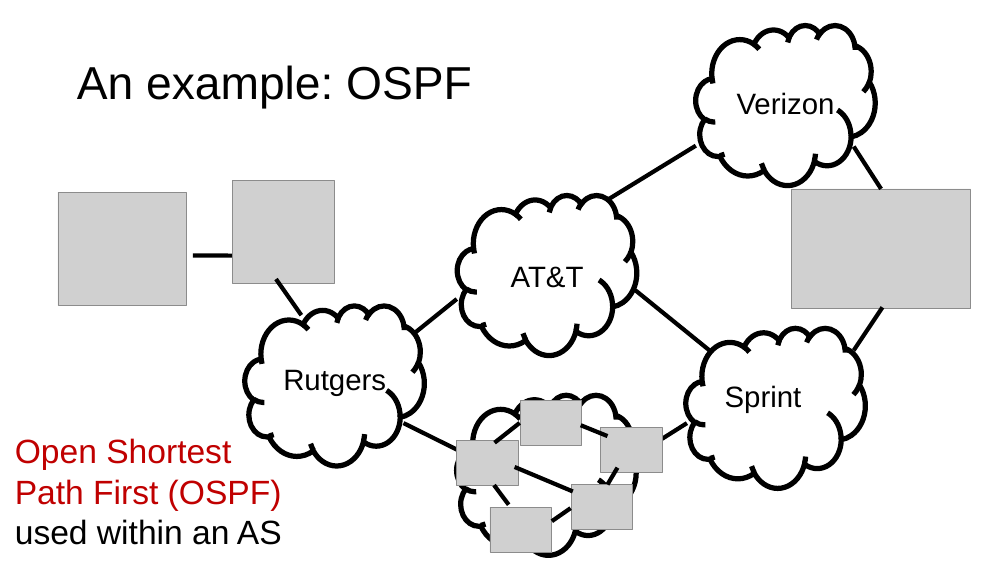
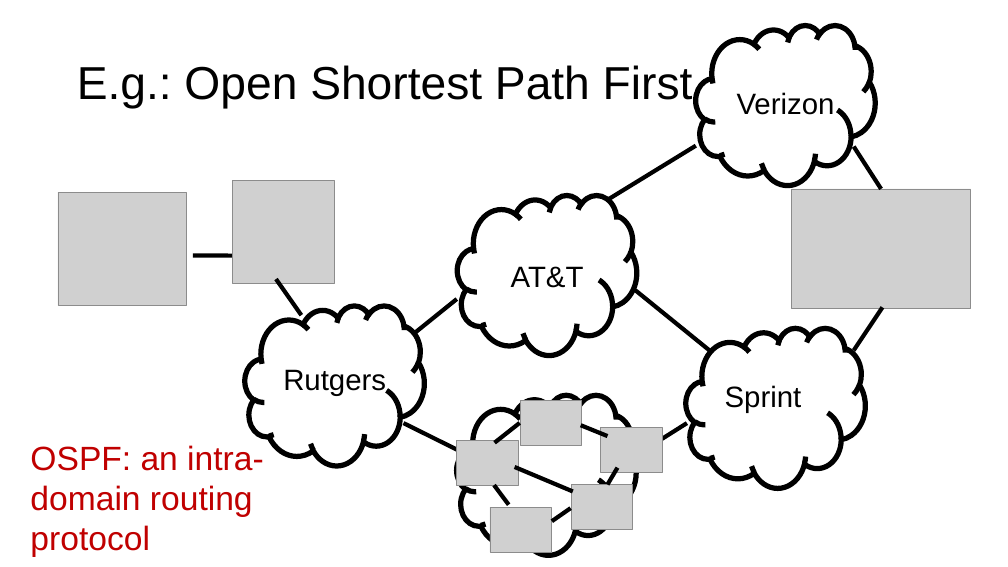
Before and after one commit to ngsrinivas/coursegen, a slide deck: slide 5 of ex/552-F20/staging/552-F20/lectures/08-distributed.pptx (slide 4 before the commit). Drawn at 1008x567 pixels with LibreOffice and Linux fonts; fonts in the diff are those of the drawing; grey boxes stand for pictures. Boxes give left, top, right and bottom in pixels: in the first picture for what was removed or moved away, otherwise in the second. Text is boxed around its words. In the diff, an @@ line names an element or a change of style, - is before the commit and + after.

```diff
--- a/ex/552-F20/staging/552-F20/lectures/08-distributed.pptx
+++ b/ex/552-F20/staging/552-F20/lectures/08-distributed.pptx
@@ title at (x1=77, y1=65, x2=693, y2=109): text changed @@
-An example: OSPF
+E.g.: Open Shortest Path First
@@ text at (x1=30, y1=445, x2=264, y2=557): text changed @@
-Open Shortest Path First (OSPF) used within an AS
+OSPF: an intra-domain routing protocol
```
Also in this commit, not shown: 5 other slides changed, 1 slide added, 1 other file.
